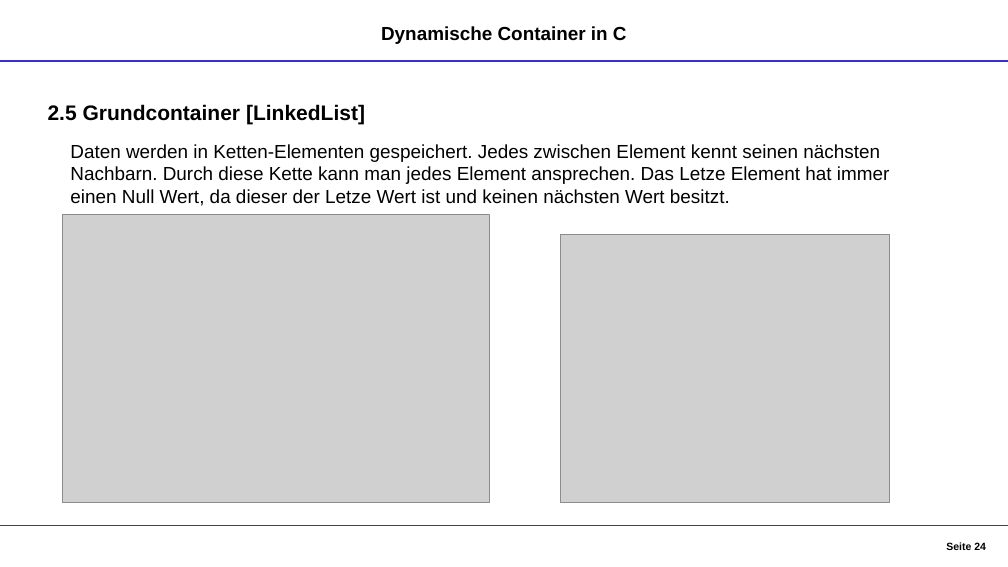
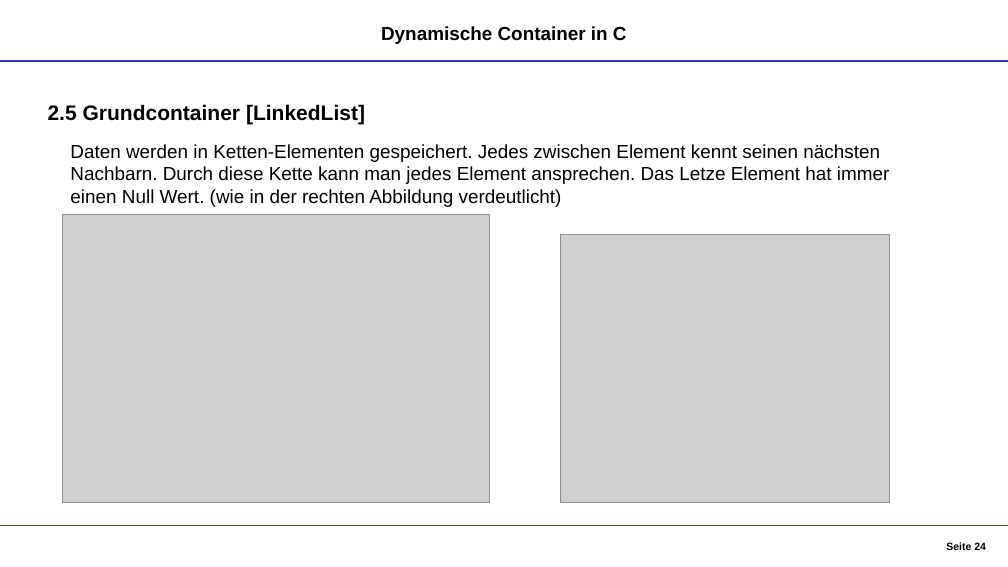
Before and after one commit to DennisGoss99/InPr_DynamicCollections, a slide deck: slide 24 of Dokumentation/Container - Präsentation.pptx. Drawn at 1008x567 pixels with LibreOffice and Linux fonts; fonts in the diff are those of the drawing; grey boxes stand for pictures. Boxes give left, top, right and bottom in pixels: in the first picture for what was removed or moved away, otherwise in the second. Text is boxed around its words. In the diff, an @@ line names an element or a change of style, - is before the commit and + after.

```diff
--- a/Dokumentation/Container - Präsentation.pptx
+++ b/Dokumentation/Container - Präsentation.pptx
@@ text at box(70, 144, 889, 207): text changed @@
-Daten werden in Ketten-Elementen gespeichert. Jedes zwischen Element kennt seinen nächsten
-Nachbarn. Durch diese Kette kann man jedes Element ansprechen. Das Letze Element hat immer einen Null Wert, da dieser der Letze Wert ist und keinen nächsten Wert besitzt.
+Daten werden in Ketten-Elementen gespeichert. Jedes zwischen Element kennt seinen nächsten
+Nachbarn. Durch diese Kette kann man jedes Element ansprechen. Das Letze Element hat immer einen Null Wert. (wie in der rechten Abbildung verdeutlicht)
```
Also in this commit, not shown: 9 other slides changed.
